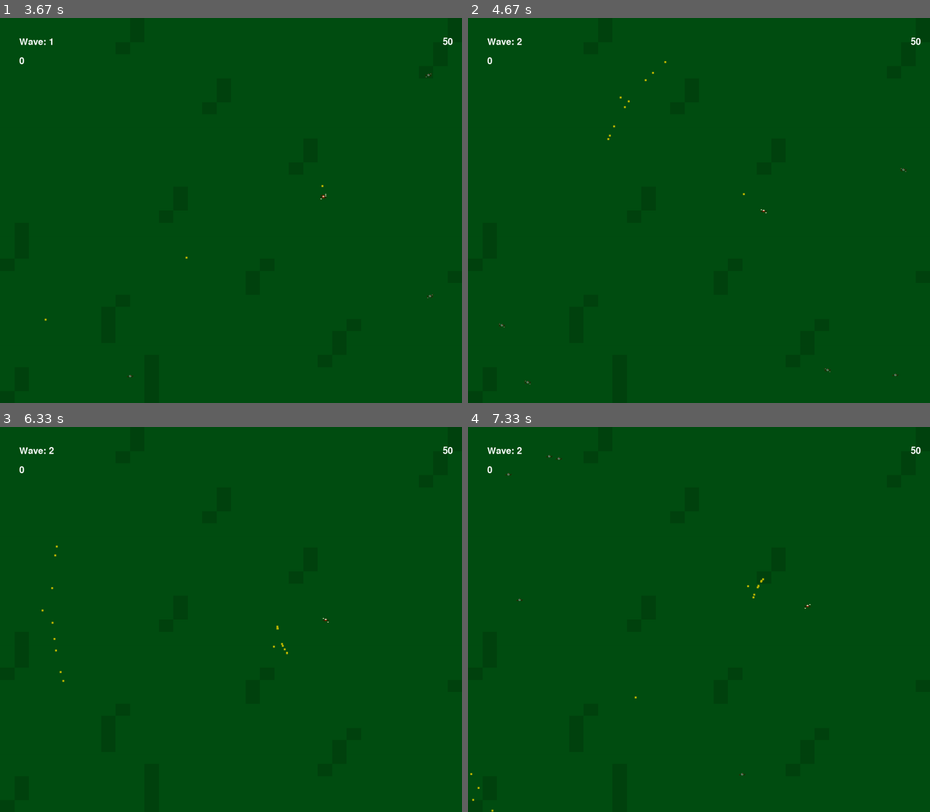
Above: before the commit, frames 1-4 (two rows, left to right).
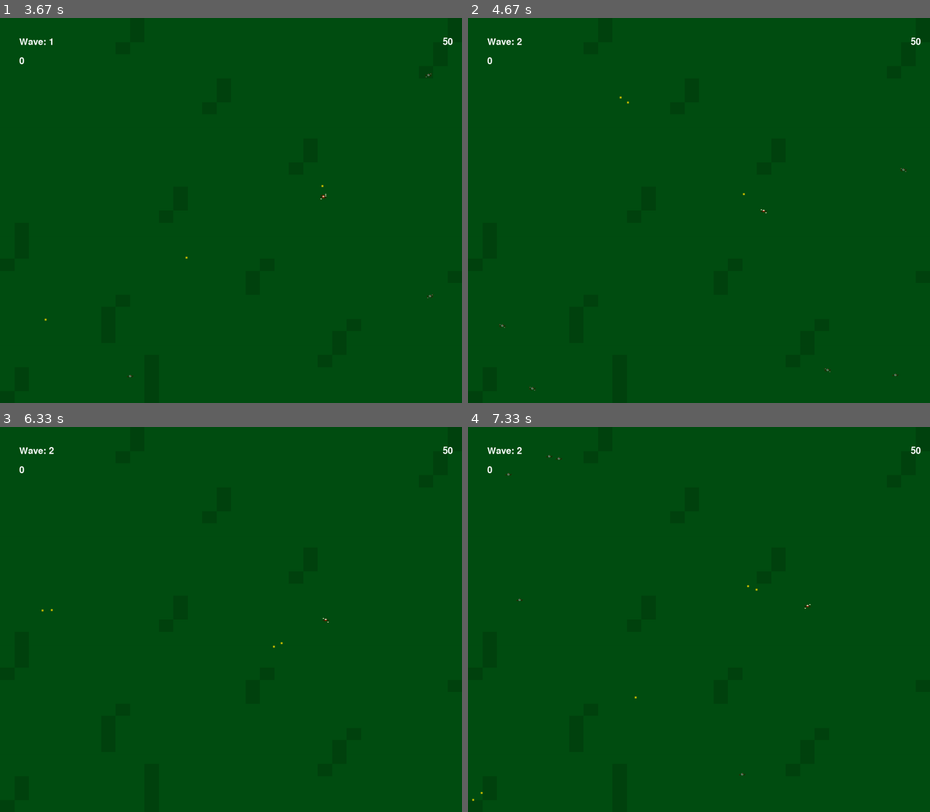
Above: after the commit, the same moments.

Repository: NotMrW/pygamesixtynine
Game: pygame game, started from main.py
The game is run twice, just before and just after one commit, with the same random seed, the same clock (stepped at 60 frames per second) and the same inputs.
Inputs (mouse positions are in pixels of both pictures, inside the frame that each line leads up to):
- Up to frame 1 (3.67 s): hold E 0.33-0.8 s; hold Right 0.33-0.8 s; hold E 0.83-1.3 s; hold Right 0.83-1.3 s; tap Space at 0.9, 1.2, 1.73, 2.03, 2.23, 2.57, 2.87, 3.07, 3.37, 3.63 s; tap K at 0.98, 2.32 s; tap E at 1.33 s; hold Right 1.67-2.13 s; hold Up 2.17-2.47 s; move the mouse to (120, 214) at 2.2 s; hold Right 2.5-2.97 s; move the mouse to (87, 152) at 2.53 s; hold Left 3-3.53 s; move the mouse to (87, 299) at 3.03 s; hold Down from 3.57 s (still down); move the mouse to (300, 75) at 3.6 s
- Up to frame 2 (4.67 s): tap K at 3.72 s; release Down at 3.87 s; click (754, 245) at 3.95 s; hold Left 4.23-4.63 s; tap Space at 4.3, 4.6 s; click (578, 68) at 4.32 s
- Up to frame 3 (6.33 s): hold Up 4.67-5.03 s; tap Space at 4.73, 5.13, 5.43, 5.8, 6.2 s; click (240, 488) at 4.75 s; tap K at 4.82, 6.28 s; hold Right 5.07-5.7 s; click (120, 542) at 5.15 s; hold Down 5.73-6.1 s; click (64, 607) at 5.82 s; hold Left from 6.13 s (still down); click (235, 661) at 6.22 s
- Up to frame 4 (7.33 s): tap Space at 6.5, 6.7, 7, 7.2 s; release Left at 6.6 s; hold Right 6.63-7.1 s; click (699, 665) at 6.72 s; hold Up from 7.13 s (still down); click (685, 554) at 7.22 s

Frame 1 is identical in both runs. In frame 2, less than 0.1% of the frame differs, in the area x 6-43%, y 11-97%; in frame 3, less than 0.1%; in frame 4, less than 0.1%.

Commit message:
weapons now switch

Diff:
--- a/main.py
+++ b/main.py
@@ -129,13 +129,15 @@
                         for enemy in self.enemies:
                             enemy.kill()
                             self.enemies_killed +=1
-                    """if event.key == pygame.K_e:
-                        self.player.weapon = self.player.weapon_list[self.player.weapon_list.index(self.player.weapon)+1]
-                        print(self.player.firing)
-                        if self.player.weapon == self.player.weapon_list[-1]:
-                                self.player.weapon = self.player.weapon_list[0]""" #bullshit no worky
-
-
+                    if event.key == pygame.K_e:
+                        if self.player.weapon == "pistol":
+                            self.player.weapon  = "automatica"
+
+                        elif self.player.weapon == "automatica":
+                            self.player.weapon  = "shotgun"
+
+                        elif self.player.weapon == "shotgun": #semi-auto
+                            self.player.weapon = "pistol"
 
                 #More Keayboard-Based events
                 if event.type == pygame.KEYUP:
--- a/player.py
+++ b/player.py
@@ -29,7 +29,7 @@
 
         #Variables regarding certain status of the player
         self.status = "none"
-        self.weapon = "shotgun" #List: pistol, automatica, devlogger
+        self.weapon = "pistol" #List: pistol, automatica, devlogger
         self.firing = False
 
 
